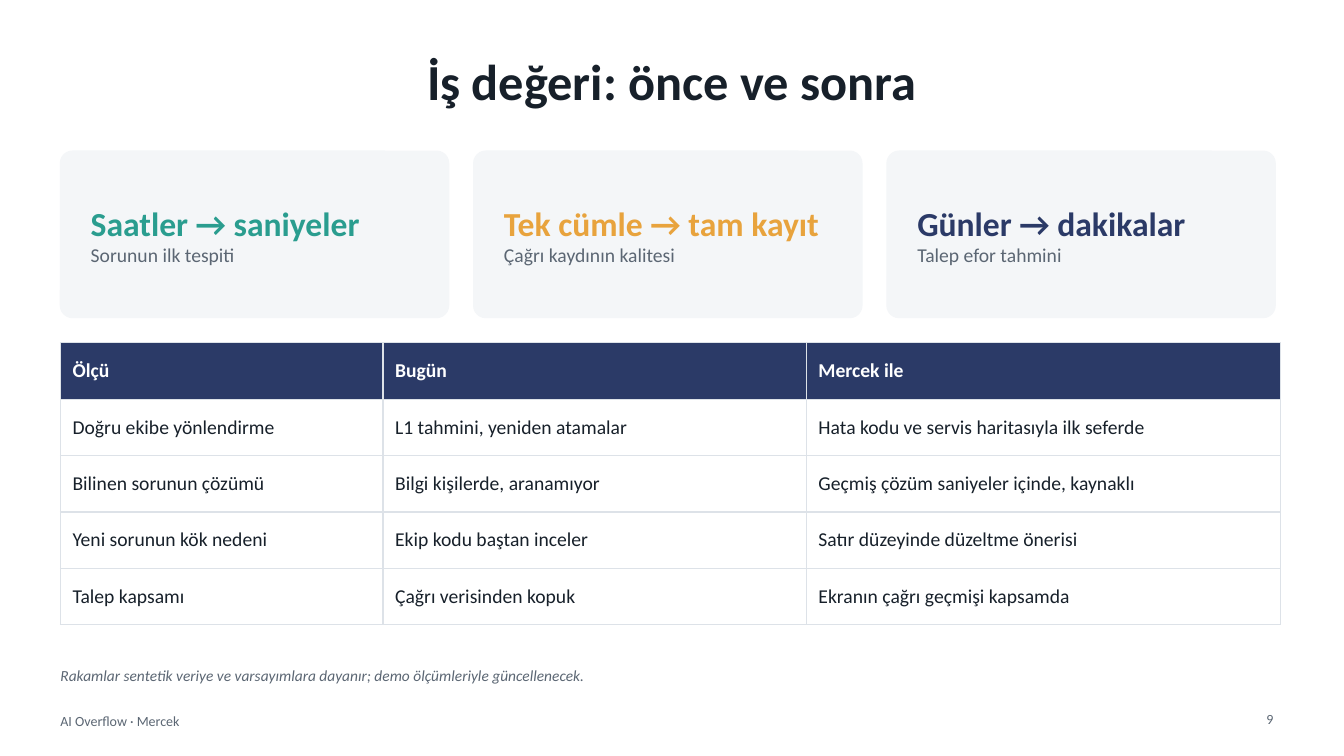
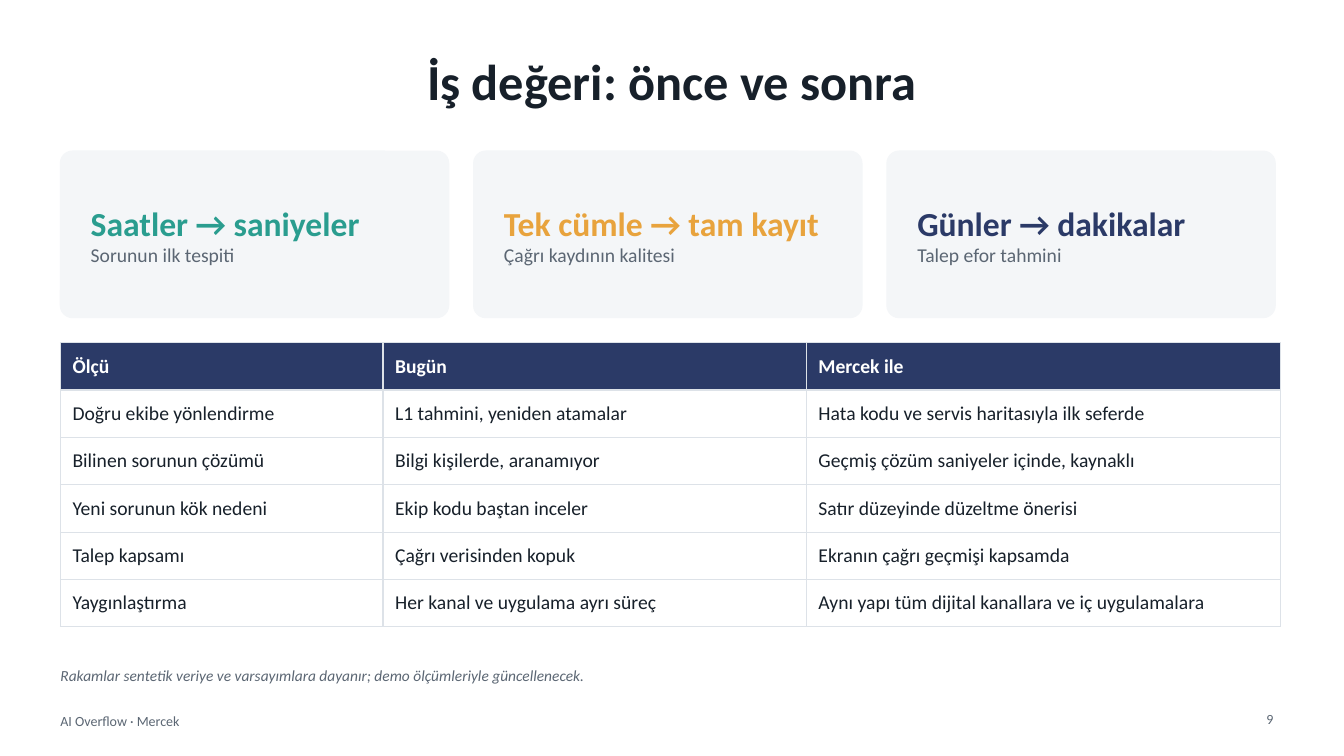
Before and after one commit to SeyhanAmasyalii/ZTHackathonStudy, a slide deck: slide 9 of presentation/Mercek_AI_Overflow_Sunum.pptx. Drawn at 1344x756 pixels with LibreOffice and Linux fonts; fonts in the diff are those of the drawing. Boxes give left, top, right and bottom in pixels: in the first picture for what was removed or moved away, otherwise in the second. Text is boxed around its words. In the diff, an @@ line names an element or a change of style, - is before the commit and + after.

```diff
--- a/presentation/Mercek_AI_Overflow_Sunum.pptx
+++ b/presentation/Mercek_AI_Overflow_Sunum.pptx
@@ table at (60, 343, 1280, 617) @@
+row 6: Yaygınlaştırma | Her kanal ve uygulama ayrı süreç | Aynı yapı tüm dijital kanallara ve iç uygulamalara
```
Also in this commit, not shown: 3 other slides changed, 1 other file.
